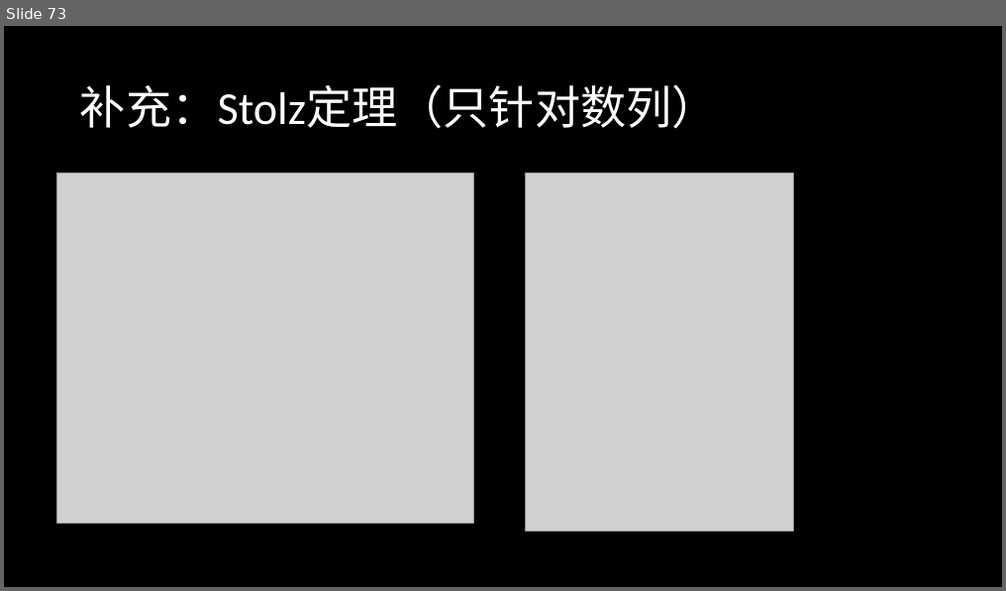
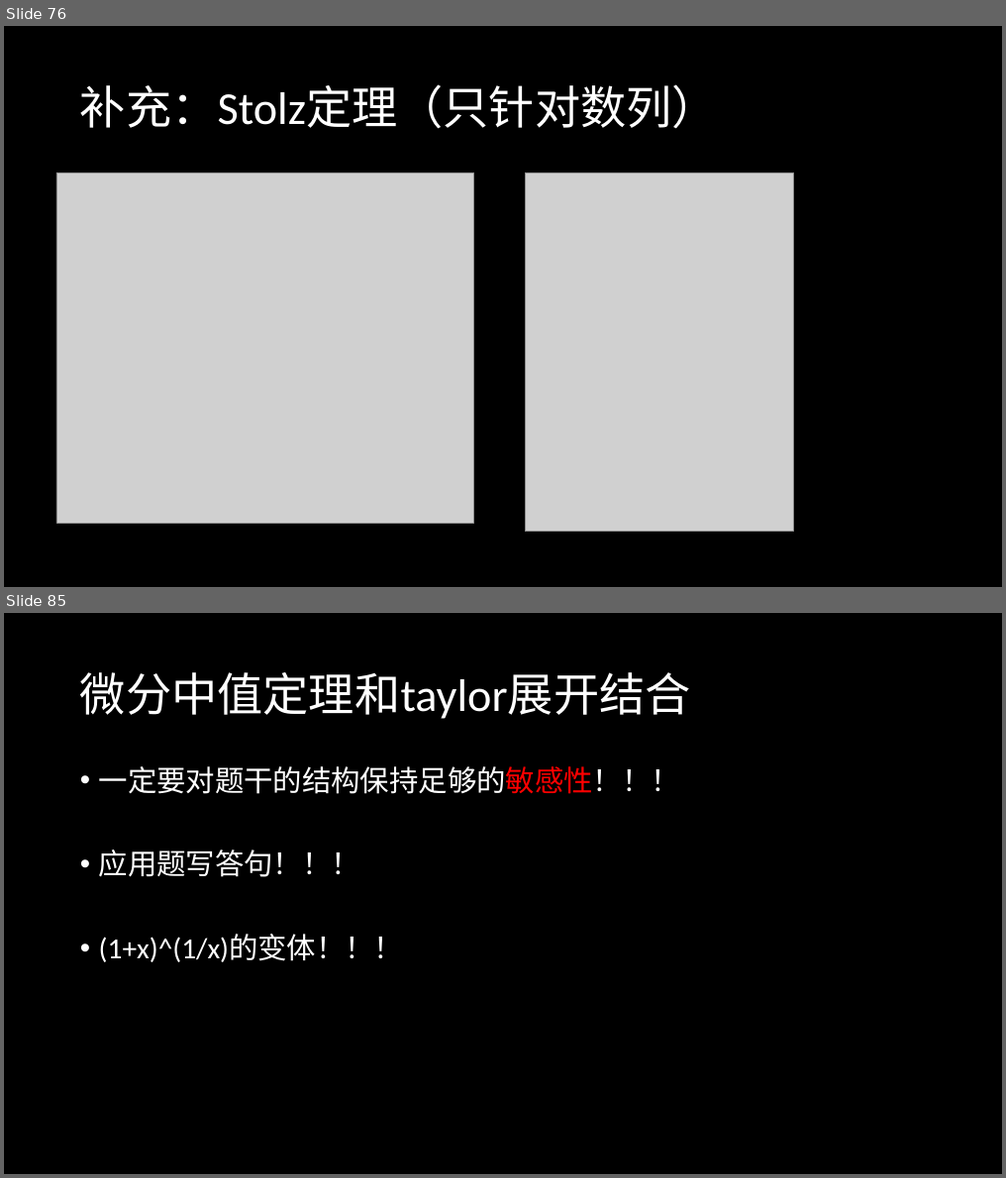
Before and after one commit to SavageTuna/Calculus, a slide deck: 高数1.pptx. Shown one above the other, each under a label of ours: slide 73 before the commit, slides 76 and 85 after it; the slides between them are not shown. The pictures are 1006x591 and 1006x1178 pixels, drawn with LibreOffice and Linux fonts; fonts in the diff are those of the drawing; grey boxes stand for pictures. Boxes give left, top, right and bottom in pixels: in the first picture for what was removed or moved away, otherwise in the second. Text is boxed around its words. In the diff, an @@ line names an element or a change of style, - is before the commit and + after.

```diff
--- a/高数1.pptx
+++ b/高数1.pptx
@@ slide 85 added at (4,613,1002,1174), background #000000 @@
@@ title added at (80,672,691,719), 44 pt, text #FFFFFF @@
+微分中值定理和taylor展开结合
@@ text added at (99,766,680,962), 28 pt, text #FFFFFF @@
+• 一定要对题干的结构保持足够的敏感性！！！
+• 应用题写答句！！！
+• (1+x)^(1/x)的变体！！！
@@ what was slide 73 is now slide 76 @@
```
Also in this commit, not shown: 5 slides changed, 12 other slides added, 3 other files.
